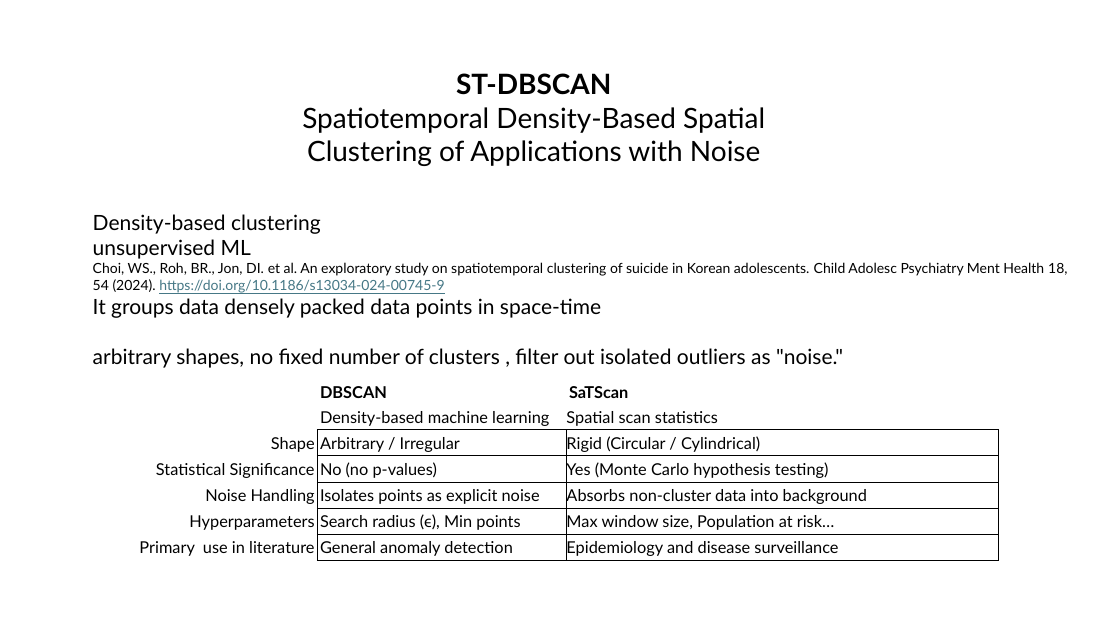
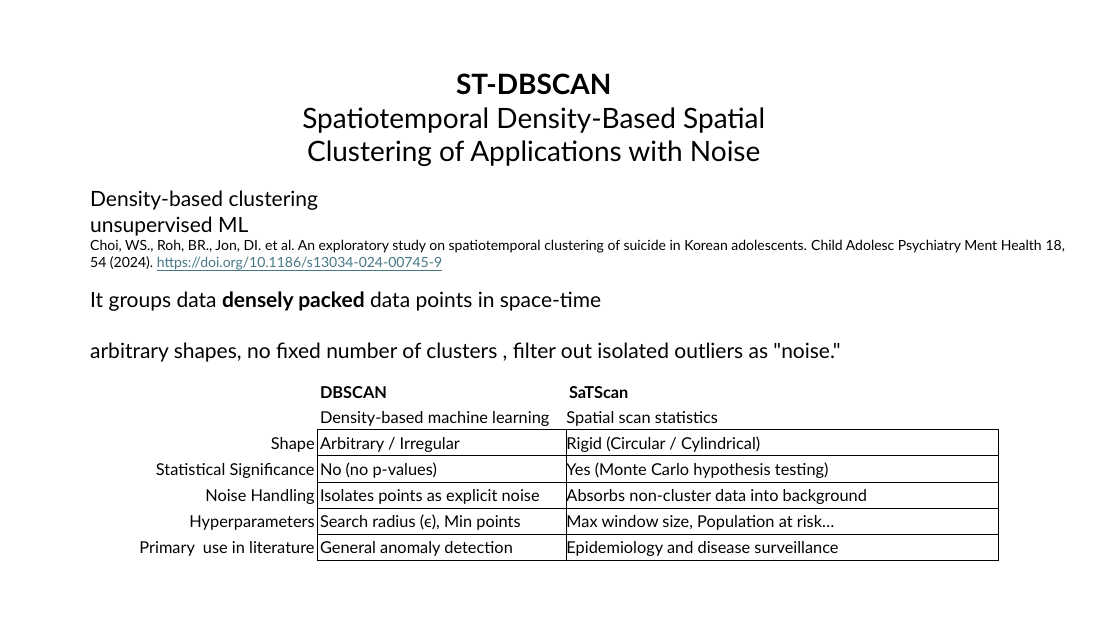
Before and after one commit to MatteoPS/suicide_forecasting, a slide deck: slide 1 of docs/ST-DBSCAN.pptx. Drawn at 1120x630 pixels with LibreOffice and Linux fonts; fonts in the diff are those of the drawing. Boxes give left, top, right and bottom in pixels: in the first picture for what was removed or moved away, otherwise in the second. Text is boxed around its words. In the diff, an @@ line names an element or a change of style, - is before the commit and + after.

```diff
--- a/docs/ST-DBSCAN.pptx
+++ b/docs/ST-DBSCAN.pptx
@@ text "Density-based clustering unsupervised ML": place and size @@
-text "Density-based clustering unsupervised ML" at [93,214,1067,368]
+text "Density-based clustering unsupervised ML" at [90,190,1065,362]
@@ text at [90,291,601,311]: bold on in "densely packed" @@
```
Also in this commit, not shown: 1 slide added, 1 other file.
